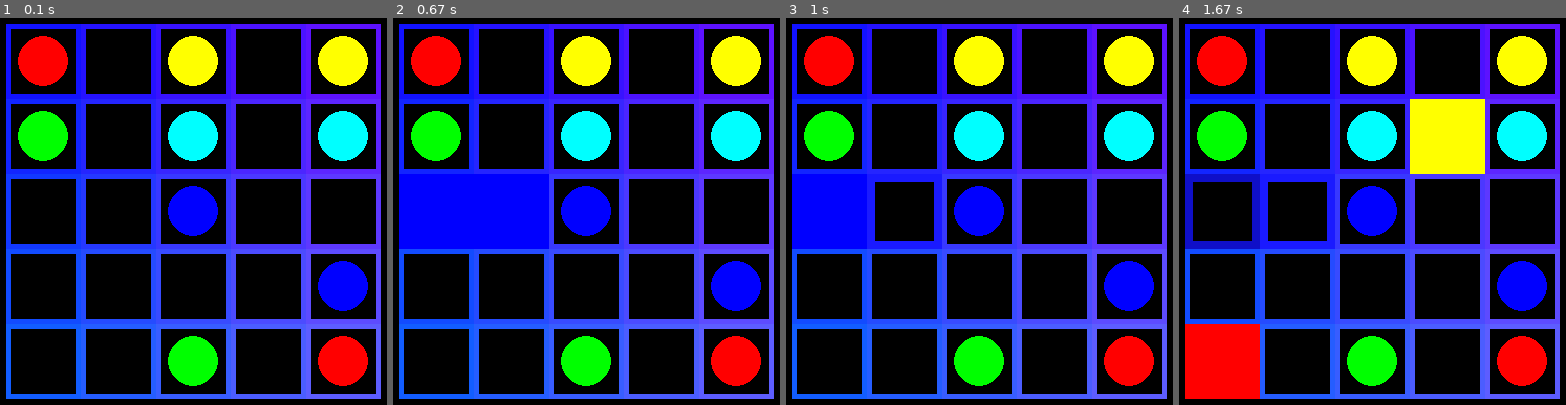
Above: before the commit, frames 1-4 (left to right).
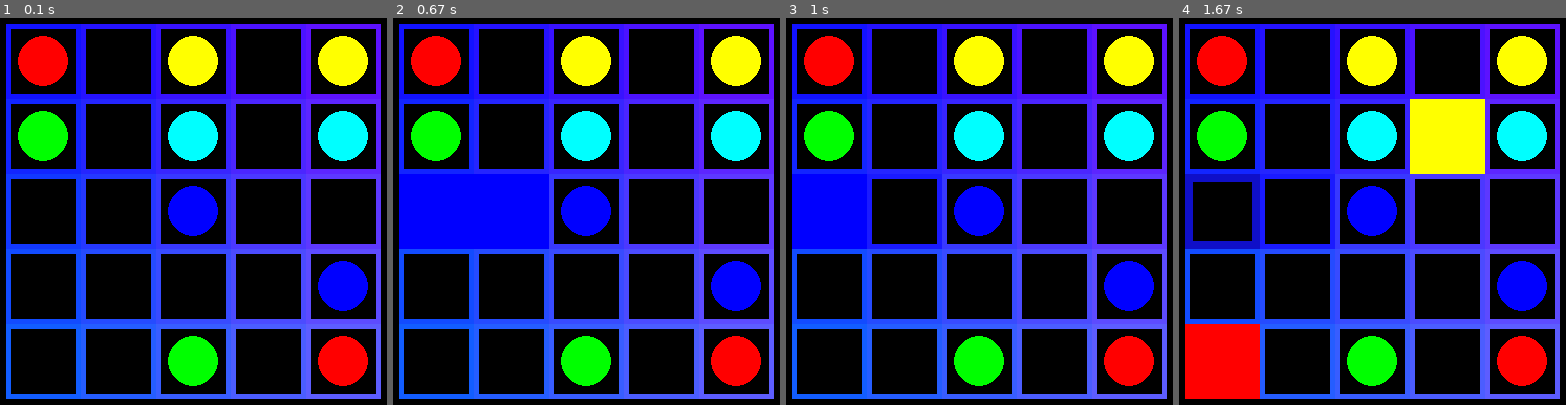
Above: after the commit, the same moments.

Repository: edvinalestig/flow-pygame
Game: pygame game, started from main.py
Same seed, same stepped clock (60 frames per second), same inputs: the game is played once before the commit and once after it.
Inputs (mouse positions are in pixels of both pictures, inside the frame that each line leads up to):
- Up to frame 1 (0.1 s): no input
- Up to frame 2 (0.67 s): press the mouse at (590, 246) at 0.37 s; move the mouse to (524, 230) at 0.47 s; release the mouse at (458, 215) at 0.6 s
- Up to frame 3 (1 s): click (902, 211) at 0.72 s
- Up to frame 4 (1.67 s): press the mouse at (1523, 60) at 1.03 s; move the mouse to (1426, 145) at 1.13 s; release the mouse at (1333, 230) at 1.27 s; press the mouse at (1221, 60) at 1.37 s; move the mouse to (1240, 219) at 1.47 s; release the mouse at (1256, 374) at 1.6 s

Frames 1-2 are identical in both runs. In frame 3, 0.5% of the frame differs, in the area x 22-40%, y 41-59%; in frame 4, 0.5%.

Commit message:
Moved mouse tracking to own file

Diff:
--- a/main.py
+++ b/main.py
@@ -1,5 +1,5 @@
 import pygame, sys, json, math
-import levels
+import levels, mouseManager
 
 
 class Game():
@@ -18,10 +18,12 @@
         self.rectangles = []
         self.statics = []
         self.filledTiles = []
-        self.mousePressed = False
+        # self.mousePressed = False
 
         level = levels.getLevel()
         self.loadLevel(level)
+
+        self.mouseManager = mouseManager.MouseManager(self)
 
 
     def loadLevel(self, level):
@@ -37,6 +39,7 @@
         self.screen = pygame.display.set_mode(size)
 
 
+        # Create tiles
         i = self.sideLength
         while i < fillWidth + self.sideLength:
 
@@ -54,6 +57,7 @@
                 j += self.sideLength
             i += self.sideLength
 
+        # Create the end points (static tiles)
         for value in level["colours"]:
             colour = value[0]
             index1 = value[1]
@@ -74,33 +78,19 @@
         pygame.draw.circle(self.screen, colour, centrePoint, math.floor(self.sideLength/3))
 
 
-    def fillTile(self, pos=None, colour=[0, 255, 0], index=None): # Byt funktionsnamn
-        if pos:
-            for i, value in enumerate(self.rectangles):
-                if value.collidepoint(pos):
-                    for array in self.statics:
-                        if array[0] == i:
-                            return
+    def fillTile(self, colour=[0, 255, 0], index=None): # Byt funktionsnamn
+        for array in self.statics:
+            if array[0] == index:
+                return
 
-                    if not self.filledTiles[i]:
-                        pygame.draw.rect(self.screen, colour, value)
-                        self.filledTiles[i] = True
-                    else:
-                        pygame.draw.rect(self.screen, (0, 0, 0), value)
-                        pygame.draw.rect(self.screen, (15, 15, 200), value, 8)
-                        self.filledTiles[i] = False
+        if not self.filledTiles[index]:
+            pygame.draw.rect(self.screen, colour, self.rectangles[index])
+            self.filledTiles[index] = True
         else:
-            for array in self.statics:
-                if array[0] == index:
-                    return
+            pygame.draw.rect(self.screen, (0, 0, 0), self.rectangles[index])
+            pygame.draw.rect(self.screen, (15, 15, 200), self.rectangles[index], 8)
+            self.filledTiles[index] = False
 
-            if not self.filledTiles[index]:
-                pygame.draw.rect(self.screen, colour, self.rectangles[index])
-                self.filledTiles[index] = True
-            else:
-                pygame.draw.rect(self.screen, (0, 0, 0), self.rectangles[index])
-                pygame.draw.rect(self.screen, (15, 15, 200), self.rectangles[index], 8)
-                self.filledTiles[index] = False
 
     def removeTile(self, index):
         for array in self.statics:
@@ -114,51 +104,10 @@
         green = math.floor(((index / self.width) * self.sideLength)/4)
         if self.dev: print("Green:", green)
         colour = (red, green, 255)
-        pygame.draw.rect(self.screen, colour, self.rectangles[index], 8)
+        pygame.draw.rect(self.screen, colour, self.rectangles[index], 5)
         self.filledTiles[index] = False
 
 
-    def mouseTrack(self, event):
-        if event.type == pygame.MOUSEBUTTONDOWN:
-
-            pos = pygame.mouse.get_pos()
-            for i, value in enumerate(self.rectangles):
-                if value.collidepoint(pos):
-                    for array in self.statics:
-                        if array[0] == i:
-                            self.mousePressed = True
-                            if self.dev: print("Mouse pressed at a static tile")
-
-                            self.selectedColour = array[1]
-                            if self.dev: print("Selected colour:", self.selectedColour)
-
-                            self.changedTiles = []
-
-                            return
-                    if self.filledTiles[i]:
-                        self.removeTile(i)
-
-
-        elif event.type == pygame.MOUSEBUTTONUP:
-            self.mousePressed = False
-
-
-        elif self.mousePressed:
-            pos = pygame.mouse.get_pos()
-            if self.dev: print(pos)
-
-            for i, rect in enumerate(self.rectangles):
-                if rect.collidepoint(pos):
-                    try:
-                        self.changedTiles.index(i)
-                        # if self.dev: print("Tile already changed")
-                        return
-                    except ValueError:
-                        pass
-                    self.changedTiles.append(i)
-                    if self.dev: print("Tile changed")
-
-                    self.fillTile(colour=self.selectedColour, index=i)
 
 
 
@@ -182,7 +131,7 @@
             if game.dev: print("Exiting..")
             sys.exit()
 
-        game.mouseTrack(event)
+        game.mouseManager.mouseTrack(event)
 
 
     pygame.display.flip()
--- /dev/null
+++ b/mouseManager.py
@@ -0,0 +1,53 @@
+import pygame
+
+class MouseManager():
+    def __init__(self, game):
+        self.game = game
+
+        self.mousePressed = False
+
+    def mouseTrack(self, event):
+        if event.type == pygame.MOUSEBUTTONDOWN:
+
+            pos = pygame.mouse.get_pos()
+            for i, value in enumerate(self.game.rectangles):
+                if value.collidepoint(pos):
+                    self.lastSelectedTile = i
+
+                    for array in self.game.statics:
+                        if array[0] == i:
+                            self.mousePressed = True
+                            if self.game.dev: print("Mouse pressed at a static tile")
+
+                            self.game.selectedColour = array[1]
+                            if self.game.dev: print("Selected colour:", self.game.selectedColour)
+
+                            self.game.changedTiles = []
+
+                            return
+                    if self.game.filledTiles[i]:
+                        self.game.removeTile(i)
+
+
+        elif event.type == pygame.MOUSEBUTTONUP:
+            self.mousePressed = False
+
+
+        elif self.mousePressed:
+            pos = pygame.mouse.get_pos()
+
+            for i, rect in enumerate(self.game.rectangles):
+                if rect.collidepoint(pos):
+                    if i != self.lastSelectedTile:
+                        self.lastSelectedTile = i
+                        try:
+                            self.game.changedTiles.index(i)
+                            return
+
+                        except ValueError:
+                            self.game.changedTiles.append(i)
+
+                        if self.game.dev: print("Tile changed:", i)
+
+                        self.game.fillTile(colour=self.game.selectedColour, index=i)
+                        return
